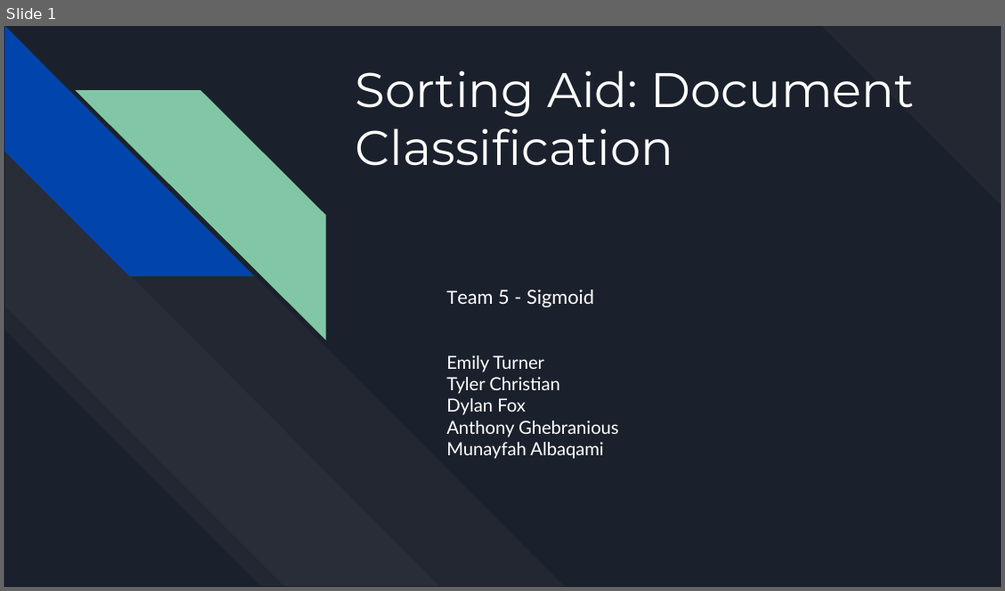
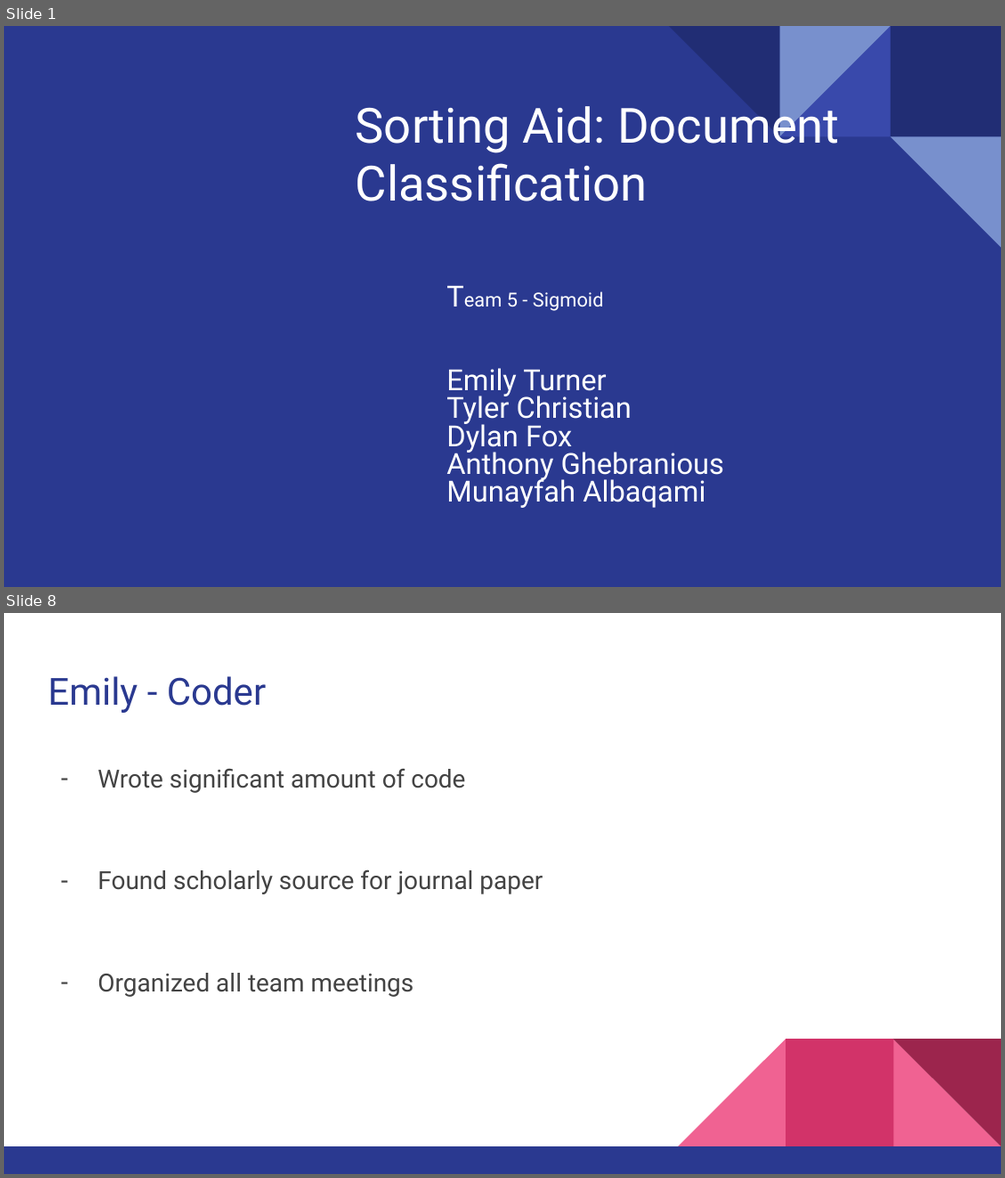
Before and after one commit to CSCI4850/s21-team5-project, a slide deck: sigmoid-presentation.pptx. Shown one above the other, each under a label of ours: slide 1 before the commit, slides 1 and 8 after it; the slides between them are not shown. The pictures are 1005x591 and 1005x1178 pixels, drawn with LibreOffice and Linux fonts; fonts in the diff are those of the drawing. Boxes give left, top, right and bottom in pixels: in the first picture for what was removed or moved away, otherwise in the second. Text is boxed around its words. In the diff, an @@ line names an element or a change of style, - is before the commit and + after.

Commit message:
Add files via upload
Wrote more of the presentation and made layout

```diff
--- a/sigmoid-presentation.pptx
+++ b/sigmoid-presentation.pptx
@@ slide 8 added at (4,613,1001,1174), background #FFFFFF @@
@@ title added at (48,676,266,713), 27 pt, text #2A3990 @@
+Emily - Coder
@@ text added at (97,768,542,997), 18 pt, text #434343 @@
+– Wrote significant amount of code
+– Found scholarly source for journal paper
+– Organized all team meetings
@@ group added at (4,1038,1001,1174): 3 right triangles, 2 rectangles @@
@@ slide 1 changed as well @@
@@ background #1B212C to #2A3990 @@
@@ title "Sorting Aid: Document Classification" at (356,98,840,201): font Montserrat to Roboto; vertical alignment top to bottom @@
@@ diag stripe removed at (821,26,1001,206) @@
@@ group removed at (4,27,566,586): 4 diag stripes @@
@@ group added at (669,26,1001,248): 4 right triangles, 1 rectangle @@
@@ subtitle "Team 5 - Sigmoid" at (446,291,724,507): size 13 to 21 pt in "Team", "Emily Turner", "Tyler Christian", "Dylan Fox" and 2 more places; font Lato to Roboto; line spacing 1 to 0.8 @@
```
Also in this commit, not shown: 10 other slides added, 1 slide removed.
